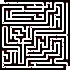
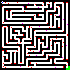
Two versions of the same layered image (70 x 70). Layer-by-layer changes:
moved "Base Maze" above "enemies" over (0, 0, 70, 70)
added layer "enemies" above "Start and Finish" over (6, 3, 68, 68)
added layer "Start and Finish" above "Traps" over (0, 0, 70, 70)
